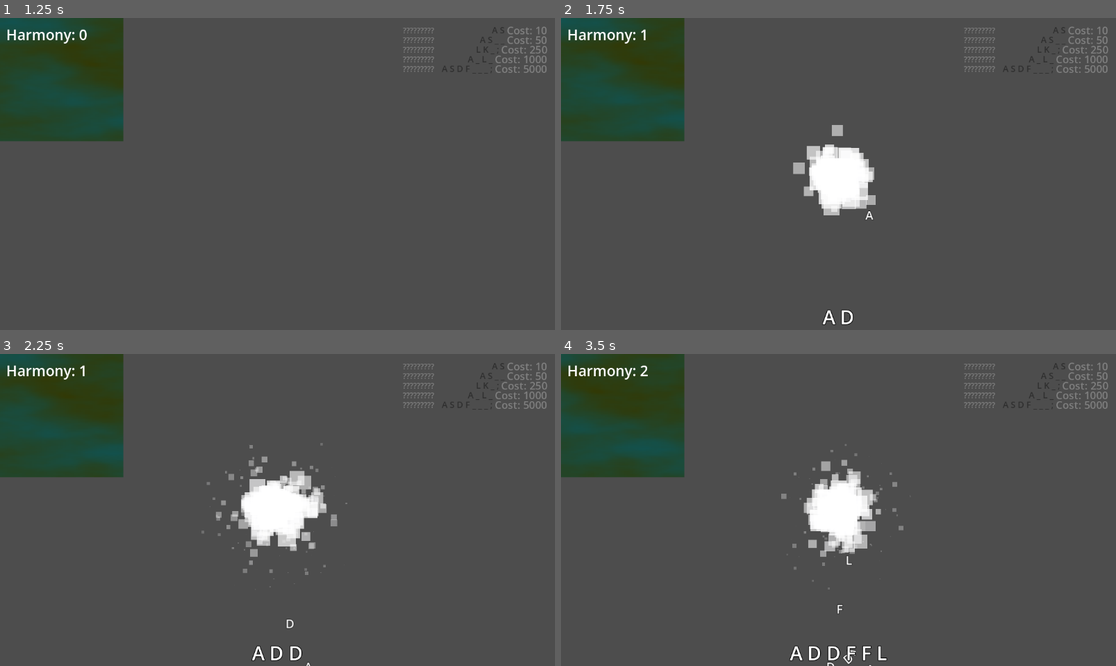
Above: before the commit, frames 1-4 (two rows, left to right).
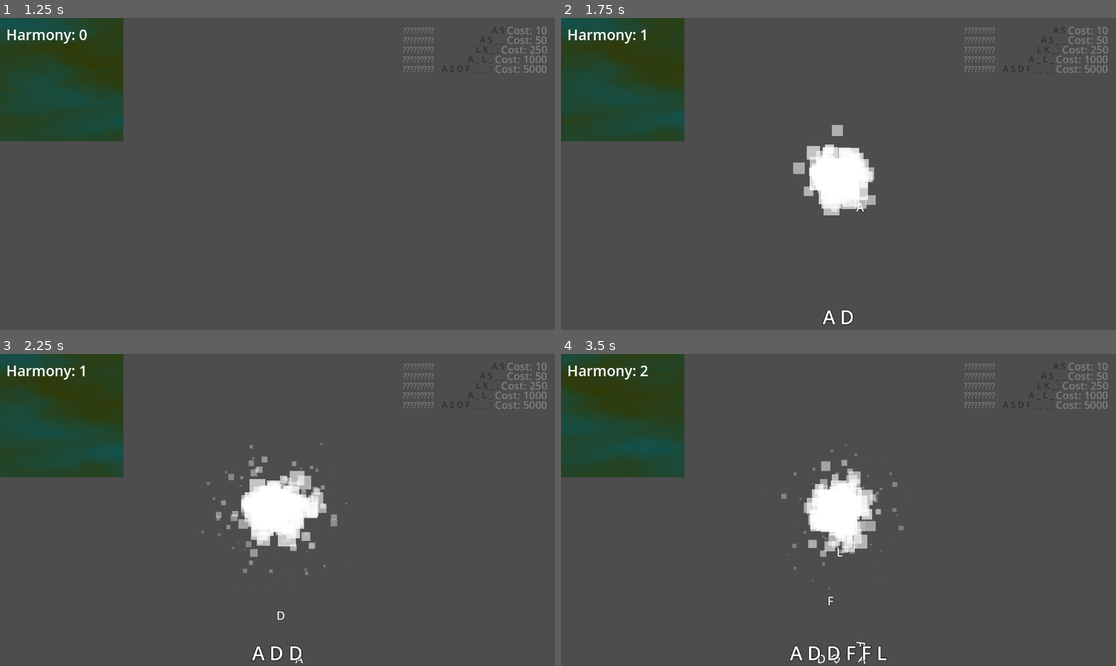
Above: after the commit, the same moments.

Repository: zKawaiiKittyz/Melodic-Idle
Game: Godot game, scene res://groups/scenes/main menu/main_menu.tscn
Same seed, same stepped clock (60 frames per second), same inputs: the game is played once before the commit and once after it.
Inputs:
- Up to frame 1 (1.25 s): click "Play" at 0.5 s
- Up to frame 2 (1.75 s): tap Enter at 1.25 s; tap A (A) at 1.35 s; tap D (D) at 1.55 s
- Up to frame 3 (2.25 s): tap D (D) at 2.1 s
- Up to frame 4 (3.5 s): tap F (F) at 2.3, 2.85 s; tap L (L) at 3.05 s

Frame 1 is identical in both runs. In frame 2, less than 0.1% of the frame differs, in the area x 53-57%, y 59-65%; in frame 3, less than 0.1%; in frame 4, 0.2%, in the area x 46-56%, y 62-100%.

Commit message:
fixed the entire thing >:(

Diff:
--- a/melodic-idle-mew/falling_note.gd
+++ /dev/null
@@ -1,12 +0,0 @@
-extends RigidBody2D
-
-func _ready() -> void:
-	var life_timer := Timer.new()
-	life_timer.wait_time = 45.0
-	life_timer.one_shot = true
-	life_timer.timeout.connect(queue_free)
-	add_child(life_timer)
-	life_timer.start()
-
-func set_note_text(text: String) -> void:
-	$Label.text = text
--- /dev/null
+++ b/melodic-idle-mew/groups/hud/pause menu/pause_menu.gd
@@ -0,0 +1,67 @@
+class_name PauseMenu
+extends CanvasLayer
+
+
+signal quit_requested
+
+@onready var pause_buttons: VBoxContainer = %PauseButtons
+@onready var settings_view: VBoxContainer = %SettingsView
+@onready var volume_slider: HSlider = %VolumeSlider
+@onready var particles_check_box: CheckBox = %ParticlesCheckBox
+
+
+func _ready() -> void:
+	settings_view.hide()
+	_load_settings_into_ui()
+
+
+func _unhandled_key_input(event: InputEvent) -> void:
+	if event.is_action_pressed(&"ui_cancel", false, true):
+		if settings_view.visible:
+			_on_settings_button_pressed()
+			get_viewport().is_input_handled()
+		else:
+			_on_resume_button_pressed()
+			get_viewport().is_input_handled()
+
+
+func _on_resume_button_pressed() -> void:
+	get_tree().paused = false
+	hide()
+
+
+func _on_settings_button_pressed() -> void:
+	pause_buttons.hide()
+	settings_view.show()
+
+
+func _on_back_button_pressed() -> void:
+	settings_view.hide()
+	pause_buttons.show()
+
+
+func _load_settings_into_ui() -> void:
+	var bus_idx: int = AudioServer.get_bus_index("SFX")
+	volume_slider.value = db_to_linear(AudioServer.get_bus_volume_db(bus_idx))
+	particles_check_box.button_pressed = Settings.are_particles_enabled
+
+
+func _on_volume_changed(value: float) -> void:
+	AudioServer.set_bus_volume_db(AudioServer.get_bus_index("SFX"), linear_to_db(value))
+	Settings.save_settings()
+
+
+func _on_particles_toggled(is_on: bool) -> void:
+	Settings.are_particles_enabled = is_on
+	Settings.save_settings()
+
+
+func _on_reset_save_button_pressed() -> void:
+	var dir := DirAccess.open("user://")
+	if dir.file_exists("savegame.cfg"):
+		dir.remove("savegame.cfg")
+		print("Save data reset!")
+
+
+func _on_quit_button_pressed() -> void:
+	quit_requested.emit()
--- a/melodic-idle-mew/pause_menu.tscn
+++ b/melodic-idle-mew/groups/hud/pause menu/pause_menu.tscn
@@ -1,6 +1,6 @@
 [gd_scene load_steps=2 format=3 uid="uid://duodi1u05b445"]
 
-[ext_resource type="Script" uid="uid://b1j6vtvokeft0" path="res://pause_menu.gd" id="1_hdmo1"]
+[ext_resource type="Script" uid="uid://b1j6vtvokeft0" path="res://groups/hud/pause menu/pause_menu.gd" id="1_hdmo1"]
 
 [node name="PauseMenu" type="CanvasLayer"]
 script = ExtResource("1_hdmo1")
@@ -93,3 +93,7 @@
 [connection signal="pressed" from="PauseButtons/ResumeButton" to="." method="_on_resume_button_pressed"]
 [connection signal="pressed" from="PauseButtons/SettingsButton" to="." method="_on_settings_button_pressed"]
 [connection signal="pressed" from="PauseButtons/QuitButton" to="." method="_on_quit_button_pressed"]
+[connection signal="value_changed" from="SettingsView/HBoxContainer/VolumeSlider" to="." method="_on_volume_changed"]
+[connection signal="toggled" from="SettingsView/HBoxContainer2/ParticlesCheckBox" to="." method="_on_particles_toggled"]
+[connection signal="pressed" from="SettingsView/ResetSaveButton" to="." method="_on_reset_save_button_pressed"]
+[connection signal="pressed" from="SettingsView/BackButton" to="." method="_on_back_button_pressed"]
--- a/melodic-idle-mew/global.gd
+++ b/melodic-idle-mew/groups/hud/settings menu/settings.gd
@@ -1,16 +1,21 @@
 extends Node
 
-const SETTINGS_PATH = "user://settings.cfg"
+
+const SETTINGS_PATH: String = "user://settings.cfg"
+
 var are_particles_enabled: bool = true
+
 
 func _ready() -> void:
 	load_settings()
+
 
 func save_settings() -> void:
 	var config = ConfigFile.new()
 	config.set_value("Settings", "sfx_volume_db", AudioServer.get_bus_volume_db(AudioServer.get_bus_index("SFX")))
 	config.set_value("Settings", "particles_enabled", are_particles_enabled)
 	config.save(SETTINGS_PATH)
+
 
 func load_settings() -> void:
 	var config = ConfigFile.new()
--- /dev/null
+++ b/melodic-idle-mew/groups/hud/settings menu/settings_menu.gd
@@ -0,0 +1,33 @@
+extends Control
+
+
+@onready var volume_slider: HSlider = %VolumeSlider
+@onready var particles_check_box: CheckBox = %ParticlesCheckBox
+
+
+func _ready() -> void:
+	var bus_idx: int = AudioServer.get_bus_index("SFX")
+	volume_slider.value = db_to_linear(AudioServer.get_bus_volume_db(bus_idx))
+	particles_check_box.button_pressed = Settings.are_particles_enabled
+
+
+func _on_volume_changed(value: float) -> void:
+	var bus_idx: int = AudioServer.get_bus_index("SFX")
+	AudioServer.set_bus_volume_db(bus_idx, linear_to_db(value))
+	Settings.save_settings()
+
+
+func _on_particles_toggled(is_on: bool) -> void:
+	Settings.are_particles_enabled = is_on
+	Settings.save_settings()
+
+
+func _on_reset_save_pressed() -> void:
+	var dir := DirAccess.open("user://")
+	if dir.file_exists("savegame.cfg"):
+		dir.remove("savegame.cfg")
+		print("Save data reset!")
+
+
+func _on_back_button_pressed() -> void:
+	get_tree().change_scene_to_file(MainMenu.UID)
--- a/melodic-idle-mew/settings_menu.tscn
+++ b/melodic-idle-mew/groups/hud/settings menu/settings_menu.tscn
@@ -1,6 +1,6 @@
 [gd_scene load_steps=2 format=3 uid="uid://8d64atjpd8kh"]
 
-[ext_resource type="Script" uid="uid://mycndr7j5a8r" path="res://settings_menu.gd" id="1_ufg0w"]
+[ext_resource type="Script" uid="uid://mycndr7j5a8r" path="res://groups/hud/settings menu/settings_menu.gd" id="1_ufg0w"]
 
 [node name="SettingsMenu" type="Control"]
 layout_mode = 3
@@ -56,6 +56,7 @@
 layout_mode = 2
 text = "Back"
 
-[connection signal="toggled" from="VBoxContainer/HBoxContainer2/ParticlesCheckBox" to="." method="_on_particles_checkbox_toggled"]
-[connection signal="pressed" from="VBoxContainer/ResetSaveButton" to="." method="_on_reset_save_button_pressed"]
+[connection signal="value_changed" from="VBoxContainer/HBoxContainer/VolumeSlider" to="." method="_on_volume_changed"]
+[connection signal="toggled" from="VBoxContainer/HBoxContainer2/ParticlesCheckBox" to="." method="_on_particles_toggled"]
+[connection signal="pressed" from="VBoxContainer/ResetSaveButton" to="." method="_on_reset_save_pressed"]
 [connection signal="pressed" from="VBoxContainer/BackButton" to="." method="_on_back_button_pressed"]
--- a/melodic-idle-mew/groups/scenes/main menu/main_menu.gd
+++ b/melodic-idle-mew/groups/scenes/main menu/main_menu.gd
@@ -1,8 +1,13 @@
+class_name MainMenu
 extends Control
 
+
+const UID: String = "uid://dwyv653jb45xi"
+
+
 func _on_play_button_pressed():
+	get_tree().change_scene_to_file("uid://dhwj74og5vhbq")
 
-	get_tree().change_scene_to_file("uid://dhwj74og5vhbq")
 
 func _on_quit_button_pressed():
 	get_tree().quit()
--- a/melodic-idle-mew/groups/scenes/main/main.gd
+++ b/melodic-idle-mew/groups/scenes/main/main.gd
@@ -211,7 +211,7 @@
 
 
 func _play_particle_effect() -> void:
-	if not Global.are_particles_enabled: return
+	if not Settings.are_particles_enabled: return
 	keypress_particles.modulate = current_instrument_color
 	keypress_particles.emitting = true
 
@@ -301,7 +301,8 @@
 func quit_to_main_menu() -> void:
 	save_game()
 	get_tree().paused = false
-	get_tree().change_scene_to_file("uid://dwyv653jb45xi")
+	get_tree().change_scene_to_file(MainMenu.UID)
+	queue_free()
 
 
 func load_game() -> void:
--- a/melodic-idle-mew/groups/scenes/main/main.tscn
+++ b/melodic-idle-mew/groups/scenes/main/main.tscn
@@ -2,7 +2,7 @@
 
 [ext_resource type="Script" uid="uid://c8mvylg0g5q2k" path="res://groups/scenes/main/main.gd" id="1_o5qli"]
 [ext_resource type="Shader" uid="uid://4m3hepw1esri" path="res://groups/scenes/main/main.gdshader" id="2_0nixb"]
-[ext_resource type="PackedScene" uid="uid://duodi1u05b445" path="res://pause_menu.tscn" id="3_u2crk"]
+[ext_resource type="PackedScene" uid="uid://duodi1u05b445" path="res://groups/hud/pause menu/pause_menu.tscn" id="3_u2crk"]
 
 [sub_resource type="ShaderMaterial" id="ShaderMaterial_u2crk"]
 shader = ExtResource("2_0nixb")
--- a/melodic-idle-mew/groups/sound player/combo/combo.gd
+++ b/melodic-idle-mew/groups/sound player/combo/combo.gd
@@ -11,6 +11,7 @@
 }
 
 static var list: Array[Combo]
+static var loaded: bool = false
 
 var type: Type
 var name: String
@@ -23,6 +24,11 @@
 
 
 static func create_combos() -> void:
+	if loaded:
+		return
+
+	loaded = true
+
 	for combo_type: Type in Type.values():
 		var new_combo: Combo = Combo.new(combo_type)
 		list.append(new_combo)
--- /dev/null
+++ b/melodic-idle-mew/groups/sound player/notes/falling_note.gd
@@ -0,0 +1,10 @@
+class_name FallingNote
+extends RigidBody2D
+
+
+func _ready() -> void:
+	get_tree().create_timer(45.0).timeout.connect(queue_free)
+
+
+func set_note_text(text: String) -> void:
+	$Label.text = text
--- a/melodic-idle-mew/falling_note.tscn
+++ b/melodic-idle-mew/groups/sound player/notes/falling_note.tscn
@@ -1,6 +1,6 @@
 [gd_scene load_steps=3 format=3 uid="uid://dfwfg5401ktkn"]
 
-[ext_resource type="Script" uid="uid://6sbh03l20sro" path="res://falling_note.gd" id="1_isnp3"]
+[ext_resource type="Script" uid="uid://6sbh03l20sro" path="res://groups/sound player/notes/falling_note.gd" id="1_isnp3"]
 
 [sub_resource type="CircleShape2D" id="CircleShape2D_ogjeb"]
 radius = 15.0
@@ -12,8 +12,11 @@
 shape = SubResource("CircleShape2D_ogjeb")
 
 [node name="Label" type="Label" parent="."]
-offset_right = 40.0
-offset_bottom = 23.0
+offset_left = -19.0
+offset_top = -17.0
+offset_right = 21.0
+offset_bottom = 18.0
+grow_horizontal = 2
 theme_override_colors/font_outline_color = Color(0, 0, 0, 1)
 theme_override_constants/outline_size = 3
 theme_override_font_sizes/font_size = 25
--- a/melodic-idle-mew/pause_menu.gd
+++ /dev/null
@@ -1,71 +0,0 @@
-extends CanvasLayer
-
-signal quit_requested
-
-@onready var pause_buttons = %PauseButtons
-@onready var settings_view = %SettingsView
-@onready var volume_slider: HSlider = %VolumeSlider
-@onready var particles_check_box: CheckBox = %ParticlesCheckBox
-
-func _ready() -> void:
-	%ResumeButton.pressed.connect(on_resume_pressed)
-	%SettingsButton.pressed.connect(on_settings_pressed)
-	%QuitButton.pressed.connect(_on_quit_button_pressed)
-
-	settings_view.get_node("%BackButton").pressed.connect(on_settings_back_pressed)
-	%ResetSaveButton.pressed.connect(_on_reset_save_pressed)
-	volume_slider.value_changed.connect(_on_volume_changed)
-	particles_check_box.toggled.connect(_on_particles_toggled)
-
-	settings_view.hide()
-
-	_load_settings_into_ui()
-
-
-func _unhandled_input(event: InputEvent) -> void:
-	if event.is_action_pressed("ui_cancel"):
-		if settings_view.visible:
-			on_settings_back_pressed()
-		else:
-			on_resume_pressed()
-
-
-func on_resume_pressed() -> void:
-	get_tree().paused = false
-	hide()
-
-
-func on_settings_pressed() -> void:
-	pause_buttons.hide()
-	settings_view.show()
-
-
-func on_settings_back_pressed() -> void:
-	settings_view.hide()
-	pause_buttons.show()
-
-
-func _load_settings_into_ui() -> void:
-	volume_slider.value = db_to_linear(AudioServer.get_bus_volume_db(AudioServer.get_bus_index("SFX")))
-	particles_check_box.button_pressed = Global.are_particles_enabled
-
-
-func _on_volume_changed(value: float) -> void:
-	AudioServer.set_bus_volume_db(AudioServer.get_bus_index("SFX"), linear_to_db(value))
-	Global.save_settings()
-
-
-func _on_particles_toggled(is_on: bool) -> void:
-	Global.are_particles_enabled = is_on
-	Global.save_settings()
-
-
-func _on_reset_save_pressed() -> void:
-	var dir = DirAccess.open("user://")
-	if dir.file_exists("savegame.cfg"):
-		dir.remove("savegame.cfg")
-		print("Save data reset!")
-
-
-func _on_quit_button_pressed() -> void:
-	quit_requested.emit()
--- a/melodic-idle-mew/project.godot
+++ b/melodic-idle-mew/project.godot
@@ -15,9 +15,13 @@
 config/features=PackedStringArray("4.4", "GL Compatibility")
 config/icon="res://groups/hud/icon.svg"
 
+[audio]
+
+buses/default_bus_layout="uid://b57idfqwu4y5e"
+
 [autoload]
 
-Global="*res://global.gd"
+Settings="*res://groups/hud/settings menu/settings.gd"
 
 [editor_plugins]
 
--- a/melodic-idle-mew/settings_menu.gd
+++ /dev/null
@@ -1,32 +0,0 @@
-extends Control
-
-@onready var volume_slider: HSlider = %VolumeSlider
-@onready var particles_check_box: CheckBox = %ParticlesCheckBox
-
-func _ready() -> void:
-	%BackButton.pressed.connect(func(): get_tree().change_scene_to_file("uid://dwyv653jb45xi"))
-	%ResetSaveButton.pressed.connect(_on_reset_save_pressed)
-
-	volume_slider.value_changed.connect(_on_volume_changed)
-	particles_check_box.toggled.connect(_on_particles_toggled)
-
-	volume_slider.value = db_to_linear(AudioServer.get_bus_volume_db(AudioServer.get_bus_index("SFX")))
-
-	particles_check_box.button_pressed = Global.are_particles_enabled
-
-
-func _on_volume_changed(value: float) -> void:
-	AudioServer.set_bus_volume_db(AudioServer.get_bus_index("SFX"), linear_to_db(value))
-	Global.save_settings()
-
-
-func _on_particles_toggled(is_on: bool) -> void:
-	Global.are_particles_enabled = is_on
-	Global.save_settings()
-
-
-func _on_reset_save_pressed() -> void:
-	var dir = DirAccess.open("user://")
-	if dir.file_exists("savegame.cfg"):
-		dir.remove("savegame.cfg")
-		print("Save data reset!")
Renamed: melodic-idle-mew/pause_menu.gd.uid -> melodic-idle-mew/groups/hud/pause menu/pause_menu.gd.uid
Renamed: melodic-idle-mew/global.gd.uid -> melodic-idle-mew/groups/hud/settings menu/settings.gd.uid
Renamed: melodic-idle-mew/settings_menu.gd.uid -> melodic-idle-mew/groups/hud/settings menu/settings_menu.gd.uid
Renamed: melodic-idle-mew/default_bus_layout.tres -> melodic-idle-mew/groups/sound player/default_bus_layout.tres
Not shown, removed: melodic-idle-mew/groups/sound player/notes/a4.ogg.import
Not shown, removed: melodic-idle-mew/groups/sound player/notes/b4.ogg.import
Not shown, removed: melodic-idle-mew/groups/sound player/notes/c4.ogg.import
Not shown, removed: melodic-idle-mew/groups/sound player/notes/c5.ogg.import
Not shown, removed: melodic-idle-mew/groups/sound player/notes/d4.ogg.import
Not shown, removed: melodic-idle-mew/groups/sound player/notes/e4.ogg.import
Not shown, removed: melodic-idle-mew/groups/sound player/notes/f4.ogg.import
Renamed: melodic-idle-mew/falling_note.gd.uid -> melodic-idle-mew/groups/sound player/notes/falling_note.gd.uid
(and 17 more such lines)
